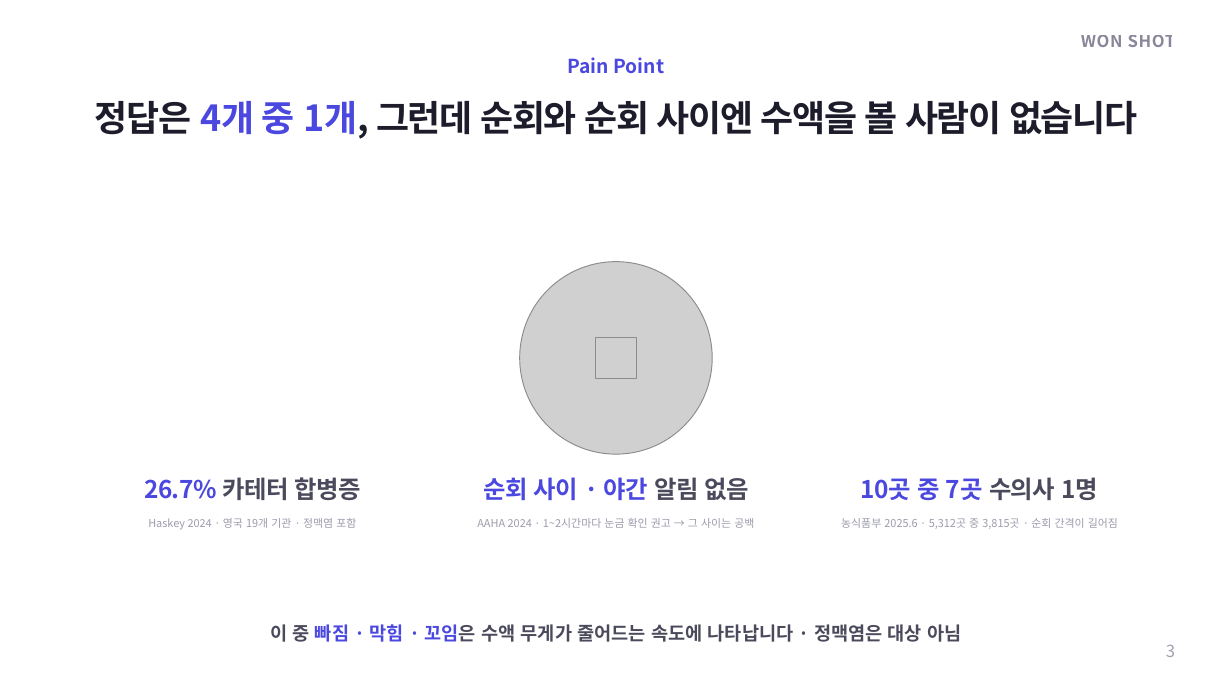
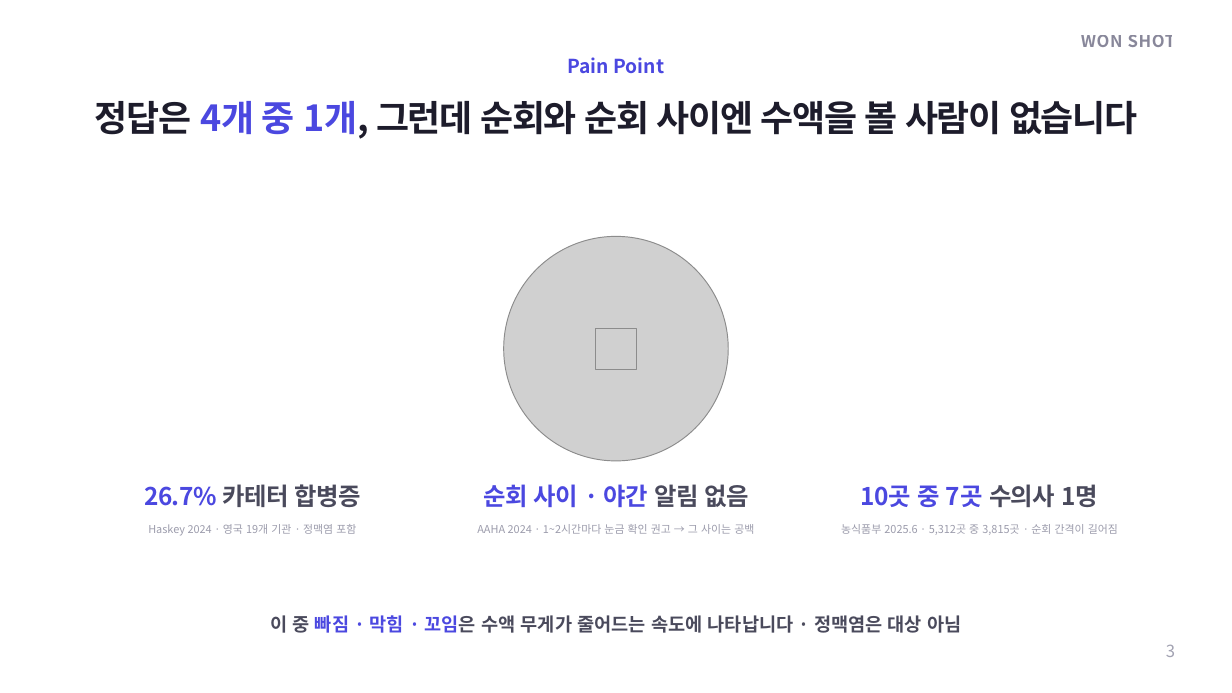
Before and after one commit to yhkwon2004/pet_test, a slide deck: slide 3 of export/INFU-RETRO_IR_WON-SHOT_editable.pptx. Drawn at 1232x693 pixels with LibreOffice and Linux fonts; fonts in the diff are those of the drawing; grey boxes stand for pictures; background and template pictures are left out. Boxes give left, top, right and bottom in pixels: in the first picture for what was removed or moved away, otherwise in the second. Text is boxed around its words. In the diff, an @@ line names an element or a change of style, - is before the commit and + after.

```diff
--- a/export/INFU-RETRO_IR_WON-SHOT_editable.pptx
+++ b/export/INFU-RETRO_IR_WON-SHOT_editable.pptx
@@ picture: place and size @@
-picture at (519,262,712,454)
+picture at (504,237,728,461)
@@ picture: place and size @@
-picture at (595,337,636,378)
+picture at (595,328,636,369)
@@ 3 texts: place and size @@
-3 texts at (144,477,1099,500)
+3 texts at (144,484,1099,507)
@@ 3 texts: place and size @@
-3 texts at (148,518,1118,530)
+3 texts at (148,524,1118,536)
@@ text "이 중 빠짐 · 막힘 ...": place and size @@
-text "이 중 빠짐 · 막힘 ..." at (270,624,961,642)
+text "이 중 빠짐 · 막힘 ..." at (270,615,961,633)
```
Also in this commit, not shown: 15 other slides changed, 3 other files.
